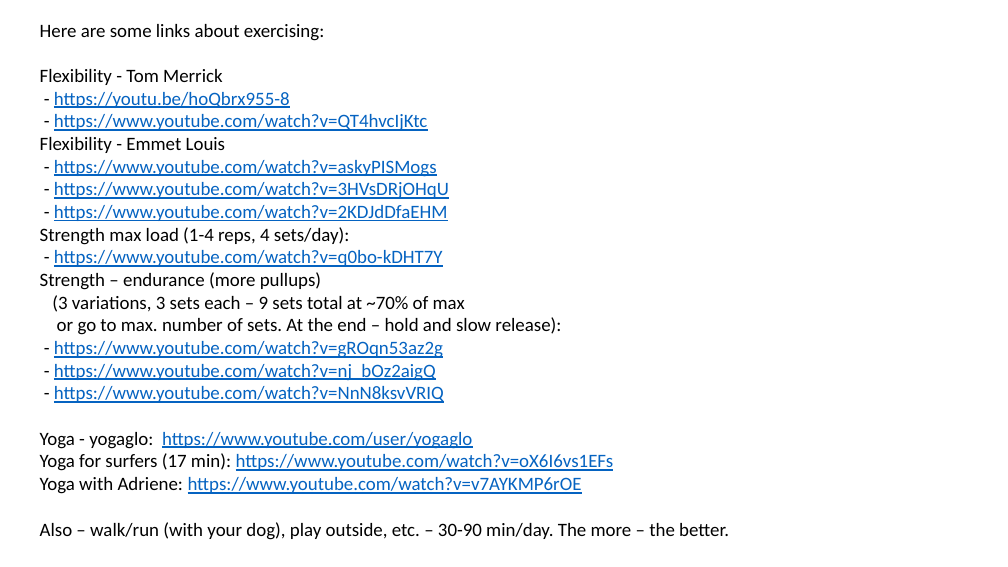
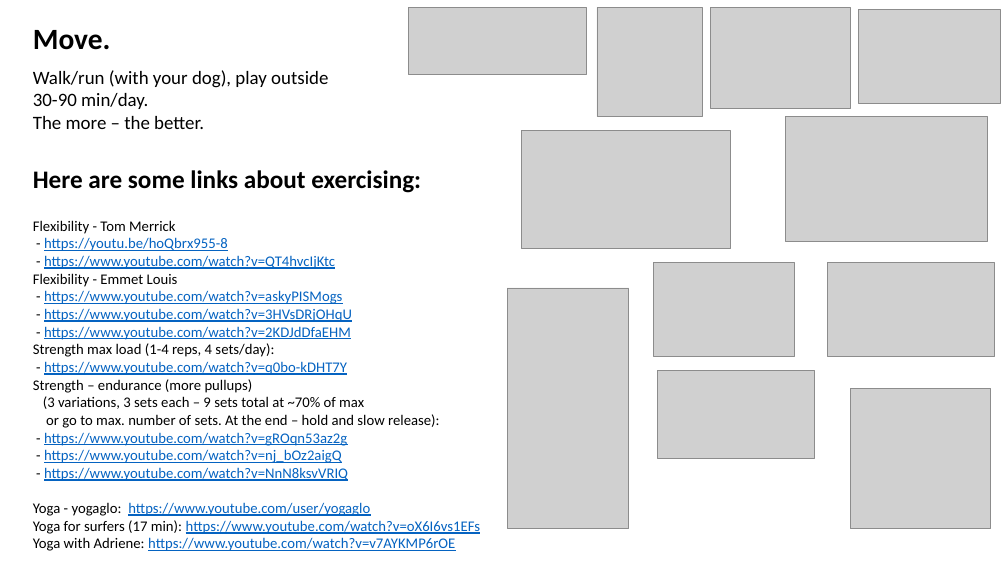
Before and after one commit to lselector/misc, a slide deck: slide 20 of _Life_Lose_Weight.pptx (slide 16 before the commit). Drawn at 1008x567 pixels with LibreOffice and Linux fonts; fonts in the diff are those of the drawing; grey boxes stand for pictures. Boxes give left, top, right and bottom in pixels: in the first picture for what was removed or moved away, otherwise in the second. Text is boxed around its words. In the diff, an @@ line names an element or a change of style, - is before the commit and + after.

```diff
--- a/_Life_Lose_Weight.pptx
+++ b/_Life_Lose_Weight.pptx
@@ text "Move.": place and size @@
-text "Move." at box(40, 24, 729, 540)
+text "Move." at box(33, 30, 480, 551)
@@ picture added at box(408, 8, 587, 74) @@
@@ picture added at box(597, 8, 702, 117) @@
@@ picture added at box(710, 8, 850, 108) @@
@@ picture added at box(858, 10, 1000, 104) @@
@@ text at box(33, 30, 328, 129): paragraphs added @@
+Move.
+Walk/run (with your dog), play outside
+30-90 min/day.
+The more – the better.
@@ picture added at box(785, 116, 988, 241) @@
@@ picture added at box(522, 131, 731, 249) @@
@@ text at box(33, 170, 480, 551): size 18 to 24 pt, bold on in "Here are some links about exercising:"; size 18 to 14 pt in "Flexibility - Tom Merrick - https://youtu.be/hoQbrx955-8 - ...", "- https://www.youtube.com/watch?v=2KDJdDfaEHM", "Strength max load (1-4 reps, 4 sets/day):", "- https://www.youtube.com/watch?v=q0bo-kDHT7Y Strength – end ..." and 6 more places @@
@@ picture added at box(654, 263, 795, 357) @@
@@ picture added at box(828, 263, 995, 357) @@
@@ picture added at box(507, 288, 629, 529) @@
@@ picture added at box(658, 371, 815, 459) @@
@@ picture added at box(851, 389, 991, 529) @@
@@ text at box(40, 522, 729, 540): paragraph removed @@
-Also – walk/run (with your dog), play outside, etc. – 30-90 min/day. The more – the better.
```
Also in this commit, not shown: 11 other slides changed, 5 slides added, 1 slide removed.
